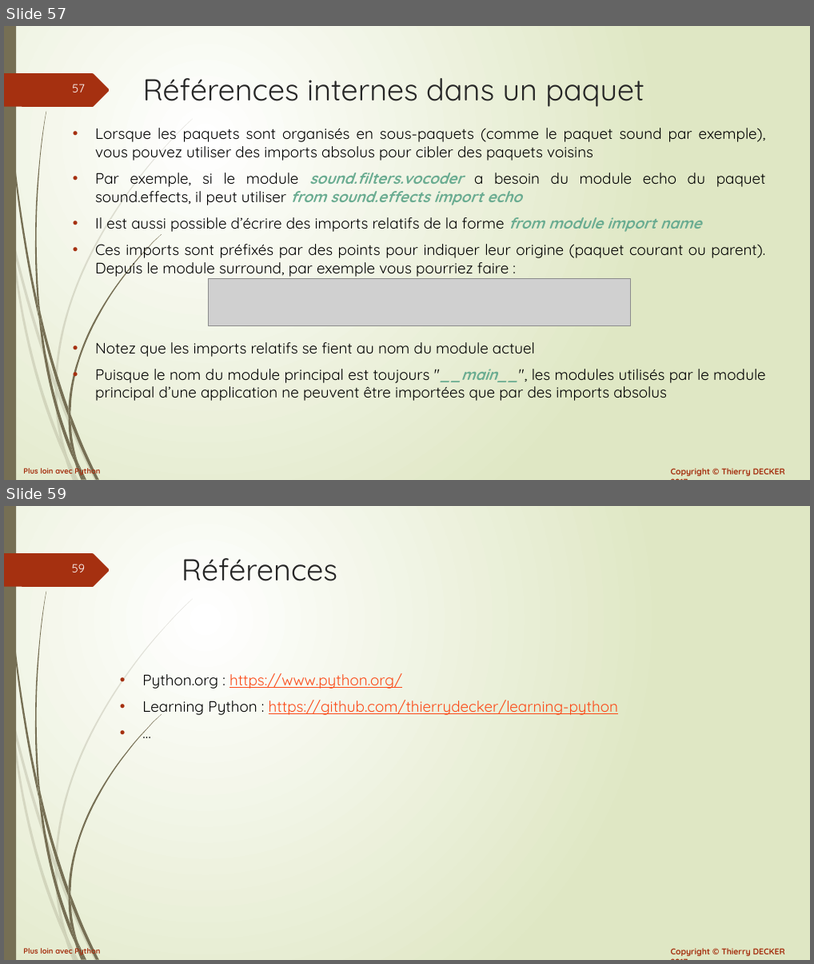
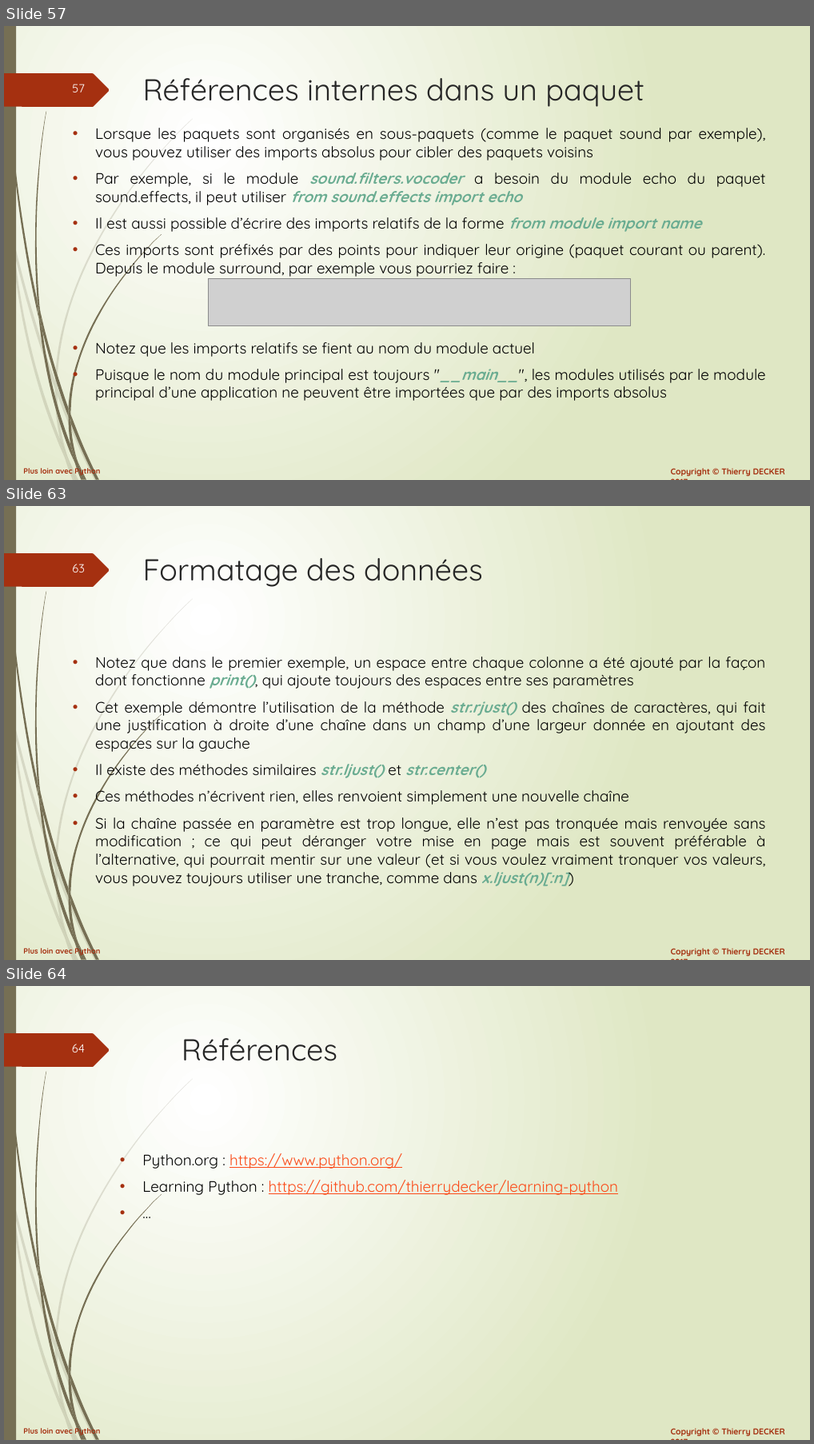
Before and after one commit to VikmanTheRacoon/learning-python, a slide deck: documentations/python-102.pptx. Shown one above the other, each under a label of ours: slides 57 and 59 before the commit, slides 57, 63 and 64 after it; the slides between them are not shown. The pictures are 814x964 and 814x1444 pixels, drawn with LibreOffice and Linux fonts; fonts in the diff are those of the drawing; grey boxes stand for pictures. Boxes give left, top, right and bottom in pixels: in the first picture for what was removed or moved away, otherwise in the second. Text is boxed around its words. In the diff, an @@ line names an element or a change of style, - is before the commit and + after.

```diff
--- a/documentations/python-102.pptx
+++ b/documentations/python-102.pptx
@@ slide 63 added at (4, 506, 810, 960), background gradient #FFFFFF to #DFE8C4; not listed: 27 template elements that a slide beside it also shows @@
@@ title added at (143, 558, 483, 587), 36 pt, text #262626 @@
+Formatage des données
@@ text added at (95, 656, 766, 886), 18 pt, text #000000 @@
+• Notez que dans le premier exemple, un espace entre chaque colonne a été ajouté par la façon dont fonctionne print(), qui ajoute toujours des espaces entre ses paramètres
+• Cet exemple démontre l’utilisation de la méthode str.rjust() des chaînes de caractères, qui fait une justification à droite d’une chaîne dans un champ d’une largeur donnée en ajoutant des espaces sur la gauche
+• Il existe des méthodes similaires str.ljust() et str.center()
+• Ces méthodes n’écrivent rien, elles renvoient simplement une nouvelle chaîne
+• Si la chaîne passée en paramètre est trop longue, elle n’est pas tronquée mais renvoyée sans modification ; ce qui peut déranger votre mise en page mais est souvent préférable à l’alternative, qui pourrait mentir sur une valeur (et si vous voulez vraiment tronquer vos valeurs, vous pouvez toujours utiliser une tranche, comme dans x.ljust(n)[:n])
@@ what was slide 59 is now slide 64 @@
@@ page number at (72, 1044, 85, 1052): text changed @@
-59
+64
```
Also in this commit, not shown: 1 slide changed, 4 other slides added, 1 other file.
